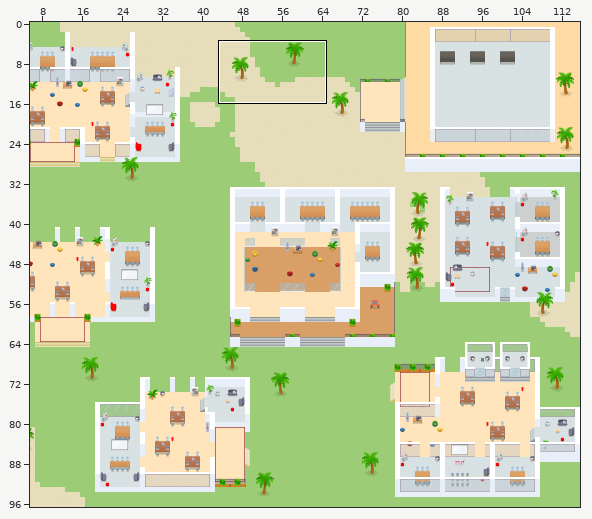
An edit to a level. Tiled map (JSON), wa-allianz-OM.tmj. Above, an overview of the earlier version with the close-up marked.
Close-up. Earlier state:
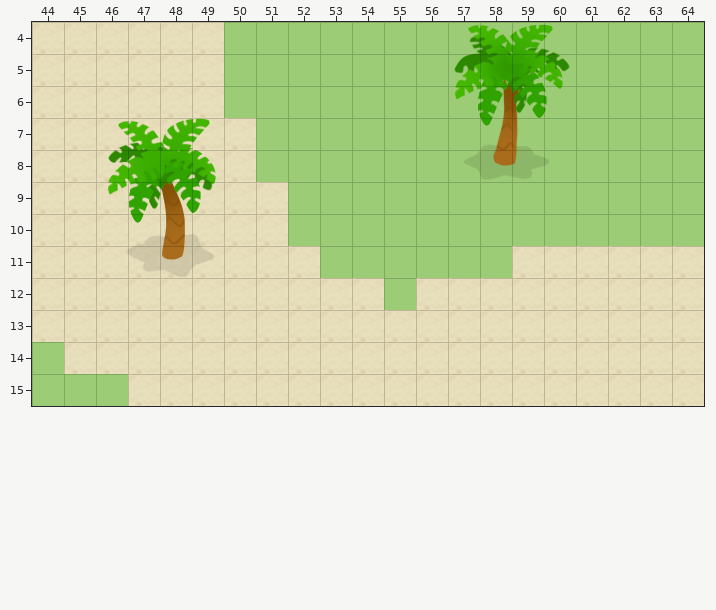
Cells are 32x32 px. Shown: x 44..64, y 4..15. The commit also changed other parts of the map, which this record leaves out.
And afterwards:
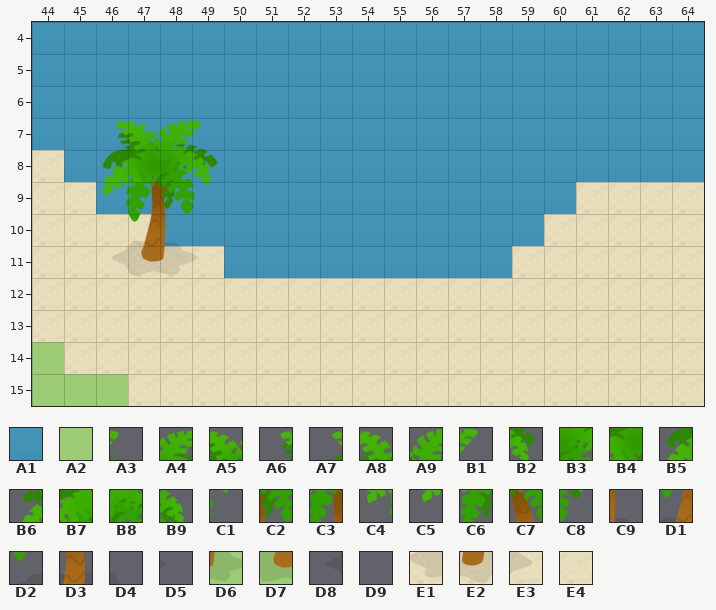
Key: from "Asset Flats": A1 124; from "Flat_Office": A2 201, A3 2149 flipped left-right, A4 2150 flipped left-right, A5 2151 flipped left-right, A6 2152 flipped left-right, A7 2153, A8 2154, A9 2155, B1 2156, B2 2213 flipped left-right, B3 2214 flipped left-right, B4 2215 flipped left-right, B5 2216 flipped left-right, B6 2217, B7 2218, B8 2219, B9 2220, C1 2277 flipped left-right, C2 2278 flipped left-right, C3 2279 flipped left-right, C4 2280 flipped left-right, C5 2281, C6 2282, C7 2283, C8 2284, C9 2342 flipped left-right, D1 2343 flipped left-right, D2 2346, D3 2347, D4 2348, D5 2405 flipped left-right, D6 2406 flipped left-right, D7 2407 flipped left-right, D8 2408 flipped left-right, D9 2409, E1 2410, E2 2411, E3 2412; from "shadow": E4 3595.
__ is an empty cell, ## one hidden under a higher layer.
See-through tiles are keyed as they look on the map.
The edit:
{"where": "layer \"floor/floor1\""}
{"y":4,"x":44,"old":"## ## ## ## ## ## A2 A2 A2 A2 A2 A2 A2 A2 A2 A2 A2 A2 A2 A2 A2","new":"A1 A1 A1 A1 A1 A1 A1 A1 A1 A1 A1 A1 A1 A1 A1 A1 A1 A1 A1 A1 A1"}
{"y":5,"x":44,"old":"## ## ## ## ## ## A2 A2 A2 A2 A2 A2 A2 A2 A2 A2 A2 A2 A2 A2 A2","new":"A1 A1 A1 A1 A1 A1 A1 A1 A1 A1 A1 A1 A1 A1 A1 A1 A1 A1 A1 A1 A1"}
{"y":6,"x":44,"old":"## ## ## ## ## ## A2 A2 A2 A2 A2 A2 A2 A2 A2 A2 A2 A2 A2 A2 A2","new":"A1 A1 A1 A1 A1 A1 A1 A1 A1 A1 A1 A1 A1 A1 A1 A1 A1 A1 A1 A1 A1"}
{"y":7,"x":44,"old":"## ## ## ## ## ## ## A2 A2 A2 A2 A2 A2 A2 A2 A2 A2 A2 A2 A2 A2","new":"A1 A1 A1 A1 A1 A1 A1 A1 A1 A1 A1 A1 A1 A1 A1 A1 A1 A1 A1 A1 A1"}
{"y":8,"x":45,"old":"## ## ## ## ## ## A2 A2 A2 A2 A2 A2 A2 A2 A2 A2 A2 A2 A2 A2","new":"A1 A1 A1 A1 A1 A1 A1 A1 A1 A1 A1 A1 A1 A1 A1 A1 A1 A1 A1 A1"}
{"y":9,"x":46,"old":"## ## ## ## ## ## A2 A2 A2 A2 A2 A2 A2 A2 A2 A2 A2 A2 A2","new":"A1 A1 A1 A1 A1 A1 A1 A1 A1 A1 A1 A1 A1 A1 A1 ## ## ## ##"}
{"y":10,"x":48,"old":"## ## ## ## A2 A2 A2 A2 A2 A2 A2 A2 A2 A2 A2 A2 A2","new":"A1 A1 A1 A1 A1 A1 A1 A1 A1 A1 A1 A1 ## ## ## ## ##"}
{"y":11,"x":50,"old":"## ## ## A2 A2 A2 A2 A2 A2","new":"A1 A1 A1 A1 A1 A1 A1 A1 A1"}
{"y":12,"x":55,"old":"A2","new":"##"}
{"where": "layer \"floor/floor2\""}
{"y":4,"x":44,"old":"E4 E4 E4 E4 E4 E4","new":"__ __ __ __ __ __"}
{"y":5,"x":44,"old":"E4 E4 E4 E4 E4 E4","new":"__ __ __ __ __ __"}
{"y":6,"x":44,"old":"E4 E4 E4 E4 E4 E4","new":"__ __ __ __ __ __"}
{"y":7,"x":44,"old":"E4 E4 E4 E4 E4 E4 E4","new":"__ __ __ __ __ __ __"}
{"y":8,"x":45,"old":"E4 E4 E4 E4 E4 E4","new":"__ __ __ __ __ __"}
{"y":9,"x":46,"old":"E4 E4 E4 E4 E4 E4","new":"__ __ __ __ __ __"}
{"y":9,"x":61,"old":"__ __ __ __","new":"E4 E4 E4 E4"}
{"y":10,"x":48,"old":"E4 E4 E4 E4","new":"__ __ __ __"}
{"y":10,"x":60,"old":"__ __ __ __ __","new":"E4 E4 E4 E4 E4"}
{"y":11,"x":50,"old":"E4 E4 E4","new":"__ __ __"}
{"y":12,"x":55,"old":"__","new":"E4"}
{"where": "layer \"furniture/furniture1\""}
{"y":4,"x":57,"old":"A6 A5 A4 A3","new":"__ __ __ __"}
{"y":5,"x":57,"old":"B5 B4 B3 B2","new":"__ __ __ __"}
{"y":6,"x":57,"old":"C4 C3 C2 C1","new":"__ __ __ __"}
{"y":7,"x":46,"old":"A7 A8 A9 B1","new":"__ __ __ __"}
{"y":7,"x":58,"old":"D1 C9","new":"__ __"}
{"y":8,"x":46,"old":"B6 B7 B8 B9","new":"__ __ __ __"}
{"y":8,"x":57,"old":"D8 D7 D6 D5","new":"__ __ __ __"}
{"y":9,"x":46,"old":"C5 C6 C7 C8","new":"__ __ __ __"}
{"y":10,"x":47,"old":"D2 D3 D4","new":"__ __ __"}
{"y":11,"x":46,"old":"D9 E1 E2 E3","new":"__ __ __ __"}
{"where": "layer \"furniture/furniture2\""}
{"y":7,"x":46,"old":"__ __ __ __","new":"A6 A5 A4 A3"}
{"y":8,"x":46,"old":"__ __ __ __","new":"B5 B4 B3 B2"}
{"y":9,"x":46,"old":"__ __ __ __","new":"C4 C3 C2 C1"}
{"y":10,"x":47,"old":"__ __","new":"D1 C9"}
{"y":11,"x":46,"old":"__ __ __ __","new":"D8 D7 D6 D5"}
{"label":"changed","picture_box":[32,22,704,310]}
